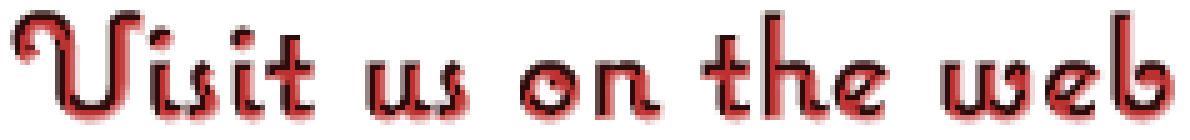
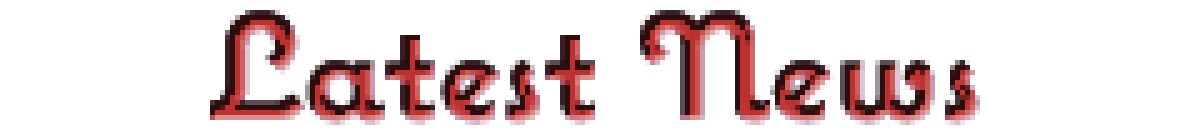
Layer changes from the first 1190×140 image to the second:
painted on "Visit us on the web selected" over [10, 10, 1175, 125]
renamed "Visit us on the web" to "Latest News", showed it, painted on it over [10, 10, 1175, 125]
